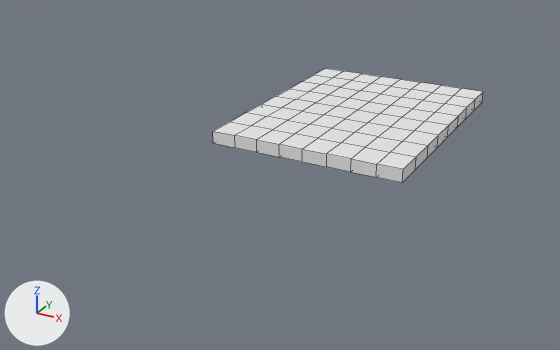
An edit to the OBJ model media/models/floor.obj, drawn before and after from the same camera.
Camera for both pictures: a 50 mm lens placed at (19.0, -45.3, 16.7), pointed at (-3.7, -3.9, -4.0). The lights are fixed; the arrows at lower left show +X, +Y and +Z. Mesh edges are drawn as thin lines. Where no turn or scale is listed for an object, it has been applied to the vertices.

Objects in the first picture: 'Floor_Cube.001'.
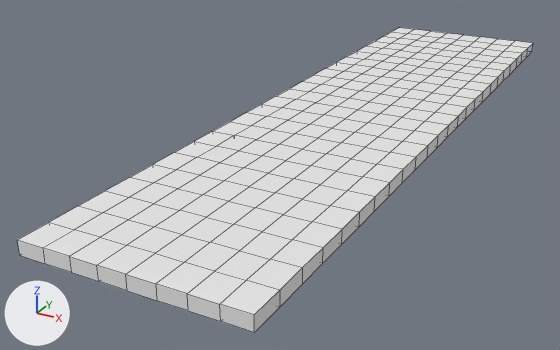
Commit message: Adjusted floor model

The change, as JSON lines over the scene's bpy script:
```json
{"block": "me_floor_cube_001", "where": "me_floor_cube_001.from_pydata(...)  # 162 vertices, 160 faces; spans x -6.2..6.2, y -8.0..8.0, z -0.8..0.0"}
{"block": "me_floor_cube_001", "where": "# used by ob_floor_cube_001; location = (0.0, 0.0, 0.0)"}
{"block": "me_floor_cube_001", "change": "me_floor_cube_001 part 1: the loose piece of 162 vertices spanning x -6.2..6.2, y -8.0..8.0, z -0.8..0.0 is copied, and the copy is moved by (0.0, -16.0, 0.0); it spans x -6.2..6.2, y -23.9..-8.0, z -0.8..0.0"}
{"block": "me_floor_cube_001", "change": "me_floor_cube_001 part 2: the loose piece of 162 vertices spanning x -6.2..6.2, y -8.0..8.0, z -0.8..0.0 is copied, and the copy is moved by (0.0, 16.0, 0.0); it spans x -6.2..6.2, y 8.0..23.9, z -0.8..0.0"}
```

Changed parts and their boxes (x1, y1, x2, y2) in the pictures (560 x 350 px):
```json
{"object": "Floor_Cube.001", "change": "reshaped", "before": [213, 68, 483, 183], "after": [17, 28, 533, 333], "on screen": "91% wider, 164% taller"}
{"part": 1, "of": "me_floor_cube_001", "change": "added", "after": [17, 131, 403, 333]}
{"part": 2, "of": "me_floor_cube_001", "change": "added", "after": [327, 28, 533, 102]}
```
